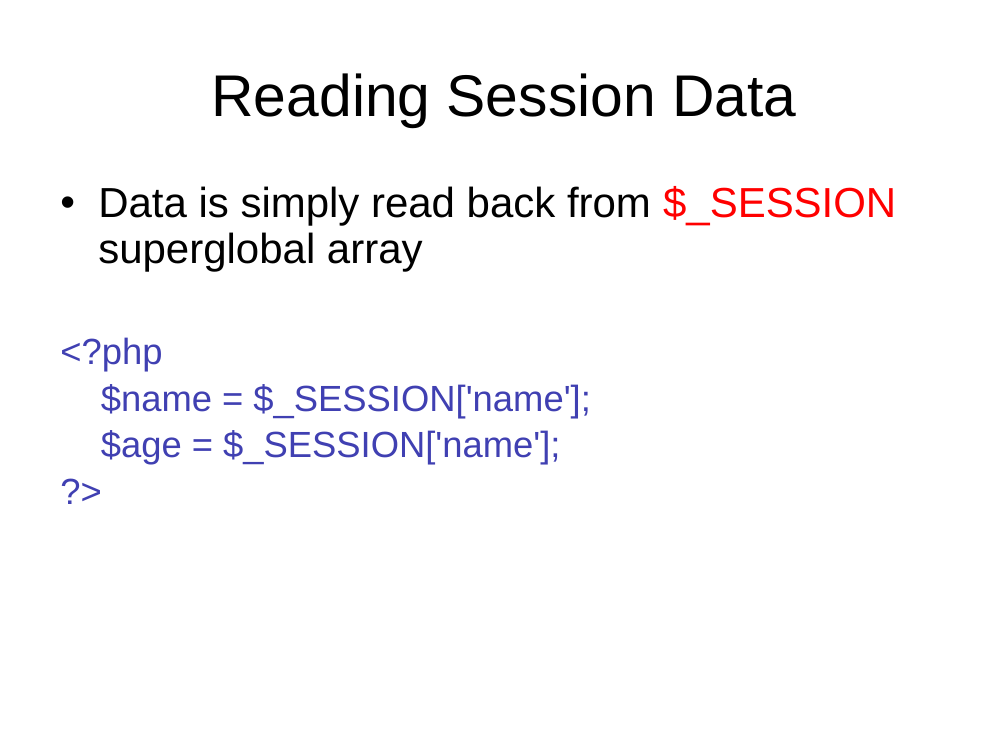
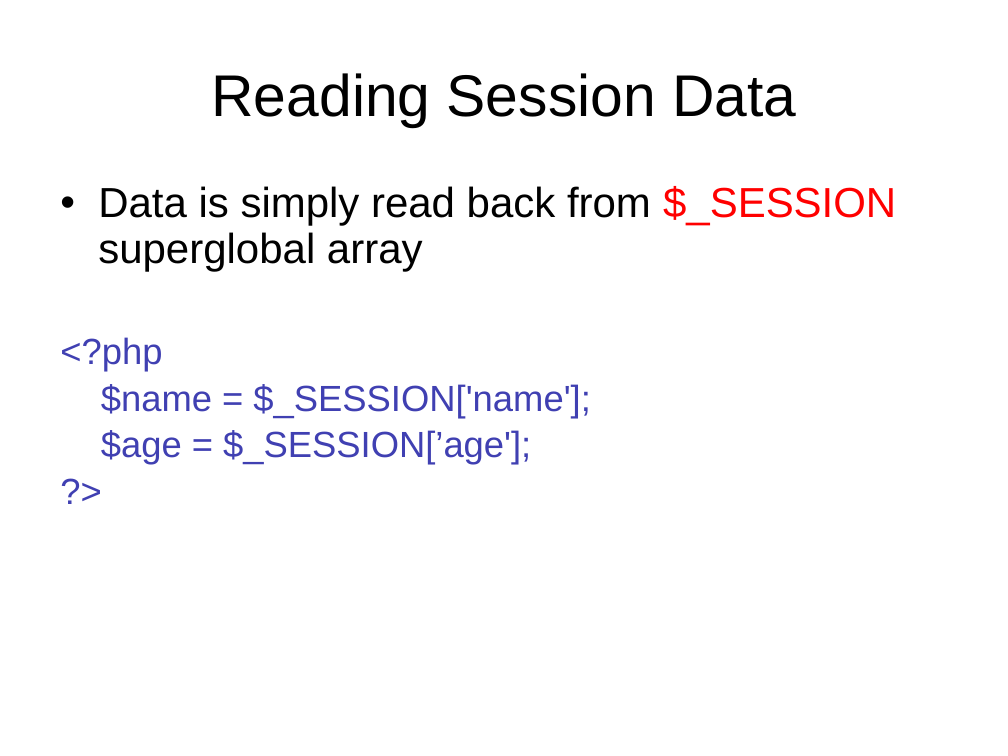
Before and after one commit to pingovn/pingo-webbasic-with-php, a slide deck: slide 24 of slides/Pingo - PHP Basics - Cookies - Sessions.pptx. Drawn at 1008x756 pixels with LibreOffice and Linux fonts; fonts in the diff are those of the drawing; background and template pictures are left out. Boxes give left, top, right and bottom in pixels: in the first picture for what was removed or moved away, otherwise in the second. Text is boxed around its words. In the diff, an @@ line names an element or a change of style, - is before the commit and + after.

Commit message:
Some minor changes on PHP Basics - Session and Cookies slide

```diff
--- a/slides/Pingo - PHP Basics - Cookies - Sessions.pptx
+++ b/slides/Pingo - PHP Basics - Cookies - Sessions.pptx
@@ text at box(101, 430, 531, 465): text changed @@
-$age = $_SESSION['name'];
+$age = $_SESSION[’age'];
```
Also in this commit, not shown: 5 other slides changed.
